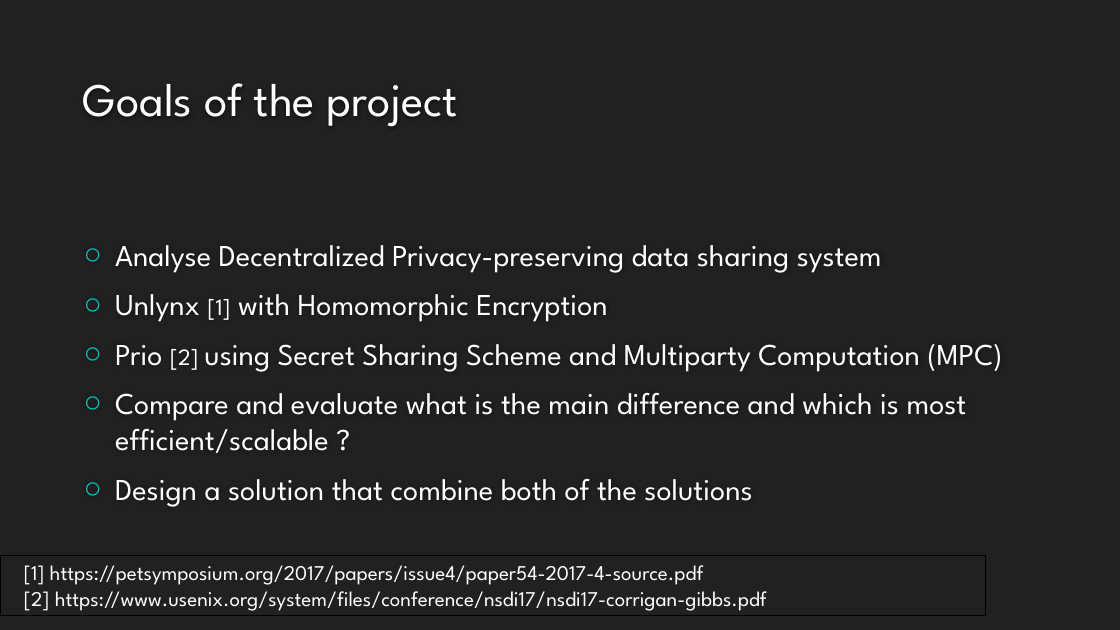
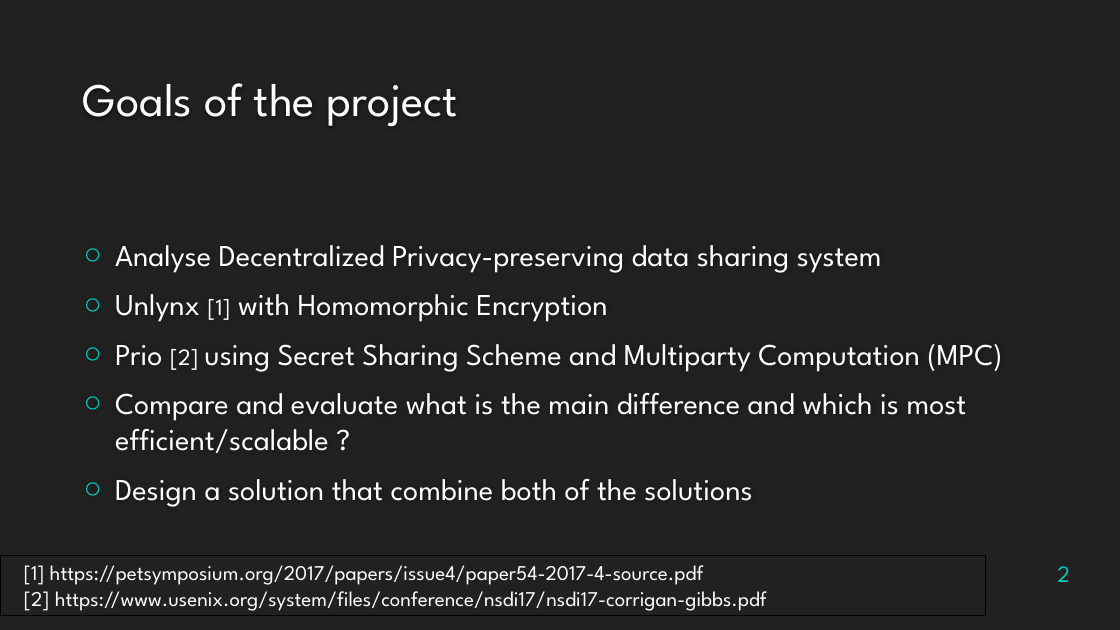
Before and after one commit to maxpr/MasterProjectDocuments, a slide deck: slide 2 of doc/Présentation.pptx. Drawn at 1120x630 pixels with LibreOffice and Linux fonts; fonts in the diff are those of the drawing; background and template pictures are left out. Boxes give left, top, right and bottom in pixels: in the first picture for what was removed or moved away, otherwise in the second. Text is boxed around its words. In the diff, an @@ line names an element or a change of style, - is before the commit and + after.

```diff
--- a/doc/Présentation.pptx
+++ b/doc/Présentation.pptx
@@ page number added at [1057, 566, 1070, 582], 20 pt, text #00C6BB @@
+2
```
Also in this commit, not shown: 4 other slides changed, 3 slides added, 1 slide removed, 17 other files.
